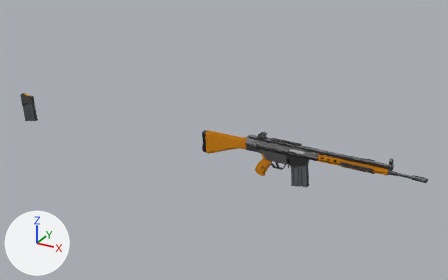
The Blender file Art/3D/Blender/Weapon/AR416/G3.blend: old version first, new version second.
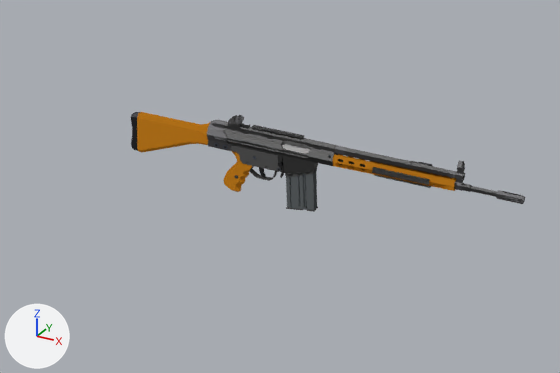
The first picture shows the older version from a 50 mm lens placed at (8.49, -22.42, 11.54), pointed at (-4.23, 0.71, -0.02). The close-ups show the older and then the newer version on the part from 28% to 100% of the width and 24% to 100% of the height of that picture. Only the edits that show in the close-ups are written down. The lights are fixed; the arrows at lower left show +X, +Y and +Z.
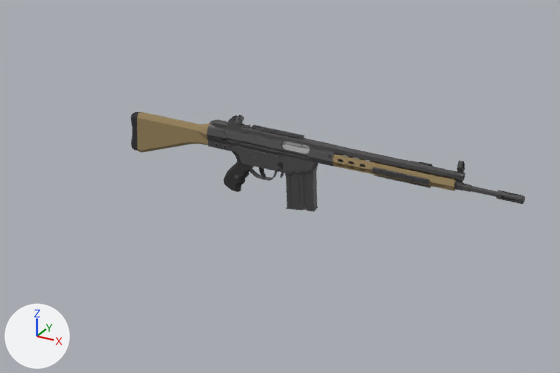
Changed parts and their boxes (x1, y1, x2, y2) in the close-ups (560 x 373 px):
'Cube.001', recoloured: (131, 112, 525, 212) in both
'Cube.003', recoloured: (373, 167, 430, 185) in both
'Cube.006', recoloured: (374, 175, 431, 188) in both
part 1 of me_cube_046, recoloured (brown to dark grey): (224, 151, 252, 192) in both

The change, as a diff of the scene's bpy script:
```diff
--- a/Art/3D/Blender/Weapon/AR416/G3.blend.py
+++ b/Art/3D/Blender/Weapon/AR416/G3.blend.py
@@ mat_material_007 @@
 n0 = _N.new('ShaderNodeOutputMaterial'); n0.name = 'Material Output'
-n1 = _N.new('ShaderNodeBsdfToon'); n1.name = 'Toon BSDF'
-n1.inputs[0].default_value = (0.621, 0.229, 0.0132, 1.0)  # 'Color', orange #cf841e
-n1.inputs[1].default_value = 1.0  # 'Size'
-_L.new(n1.outputs[0], n0.inputs[0])  # 'BSDF' to 'Surface'
+n2 = _N.new('ShaderNodeBsdfPrincipled'); n2.name = 'Principled BSDF'
+n2.inputs[0].default_value = (0.335, 0.248, 0.121, 1.0)  # 'Base Color', brown #9d8862
+n2.inputs[1].default_value = 0.154  # 'Metallic'
+n2.inputs[2].default_value = 1.0  # 'Roughness'
+_L.new(n2.outputs[0], n0.inputs[0])  # 'BSDF' to 'Surface'
@@ mat_material_013 @@
 n0 = _N.new('ShaderNodeOutputMaterial'); n0.name = 'Material Output'
-n1 = _N.new('ShaderNodeBsdfToon'); n1.name = 'Toon BSDF'
-n1.component = 'GLOSSY'
-n1.inputs[0].default_value = (0.298, 0.298, 0.298, 1.0)  # 'Color', grey #949494
-_L.new(n1.outputs[0], n0.inputs[0])  # 'BSDF' to 'Surface'
+n2 = _N.new('ShaderNodeBsdfPrincipled'); n2.name = 'Principled BSDF'
+n2.inputs[0].default_value = (0.391, 0.391, 0.391, 1.0)  # 'Base Color', grey #a8a8a8
+n2.inputs[2].default_value = 1.0  # 'Roughness'
+_L.new(n2.outputs[0], n0.inputs[0])  # 'BSDF' to 'Surface'
@@ mat_material_005 @@
 n0 = _N.new('ShaderNodeOutputMaterial'); n0.name = 'Material Output'
-n1 = _N.new('ShaderNodeBsdfToon'); n1.name = 'Toon BSDF'
-n1.component = 'GLOSSY'
-n1.inputs[0].default_value = (0.107, 0.107, 0.107, 1.0)  # 'Color', dark grey #5c5c5c
-_L.new(n1.outputs[0], n0.inputs[0])  # 'BSDF' to 'Surface'
+n2 = _N.new('ShaderNodeBsdfPrincipled'); n2.name = 'Principled BSDF'
+n2.inputs[0].default_value = (0.099, 0.0958, 0.0965, 1.0)  # 'Base Color', dark grey #595758
+n2.inputs[1].default_value = 0.3  # 'Metallic'
+n2.inputs[2].default_value = 0.931  # 'Roughness'
+_L.new(n2.outputs[0], n0.inputs[0])  # 'BSDF' to 'Surface'
@@ mat_material_012 @@
 n0 = _N.new('ShaderNodeOutputMaterial'); n0.name = 'Material Output'
-n1 = _N.new('ShaderNodeBsdfToon'); n1.name = 'Toon BSDF'
-n1.component = 'GLOSSY'
-n1.inputs[0].default_value = (0.133, 0.148, 0.155, 1.0)  # 'Color', dark grey #666b6e
-n1.inputs[1].default_value = 1.0  # 'Size'
-n1.inputs[2].default_value = 1.0  # 'Smooth'
-_L.new(n1.outputs[0], n0.inputs[0])  # 'BSDF' to 'Surface'
+n2 = _N.new('ShaderNodeBsdfPrincipled'); n2.name = 'Principled BSDF'
+n2.inputs[0].default_value = (0.0783, 0.0783, 0.0783, 1.0)  # 'Base Color', dark grey #4f4f4f
+n2.inputs[1].default_value = 0.246  # 'Metallic'
+n2.inputs[2].default_value = 0.523  # 'Roughness'
+_L.new(n2.outputs[0], n0.inputs[0])  # 'BSDF' to 'Surface'
@@ mat_material_008 @@
 n0 = _N.new('ShaderNodeOutputMaterial'); n0.name = 'Material Output'
-n1 = _N.new('ShaderNodeBsdfToon'); n1.name = 'Toon BSDF'
-n1.inputs[0].default_value = (0.119, 0.118, 0.123, 1.0)  # 'Color', dark grey #616062
-_L.new(n1.outputs[0], n0.inputs[0])  # 'BSDF' to 'Surface'
+n2 = _N.new('ShaderNodeBsdfPrincipled'); n2.name = 'Principled BSDF'
+n2.inputs[0].default_value = (0.0602, 0.0602, 0.0602, 1.0)  # 'Base Color', dark grey #454545
+_L.new(n2.outputs[0], n0.inputs[0])  # 'BSDF' to 'Surface'
@@ me_cube_046 @@
 me_cube_046.from_pydata(...)  # 3847 vertices, 7443 faces, 1 loose edge; spans x -101.0..115.0, y -5.0..5.0, z -27.0..19.0
 # used by ob_cube_001; location = (-0.24, 0.0, 0.21); scale = (0.0463, 0.0463, 0.048)
+# me_cube_046 part 1: 264 of the faces centred in x -43.0..-26.0, y -3.0..3.0, z -24.0..-1.0 switch from mat_material_007 to mat_material_014 (dark grey #323232)
 me_cube_046.materials.append(mat_material_004)
```
